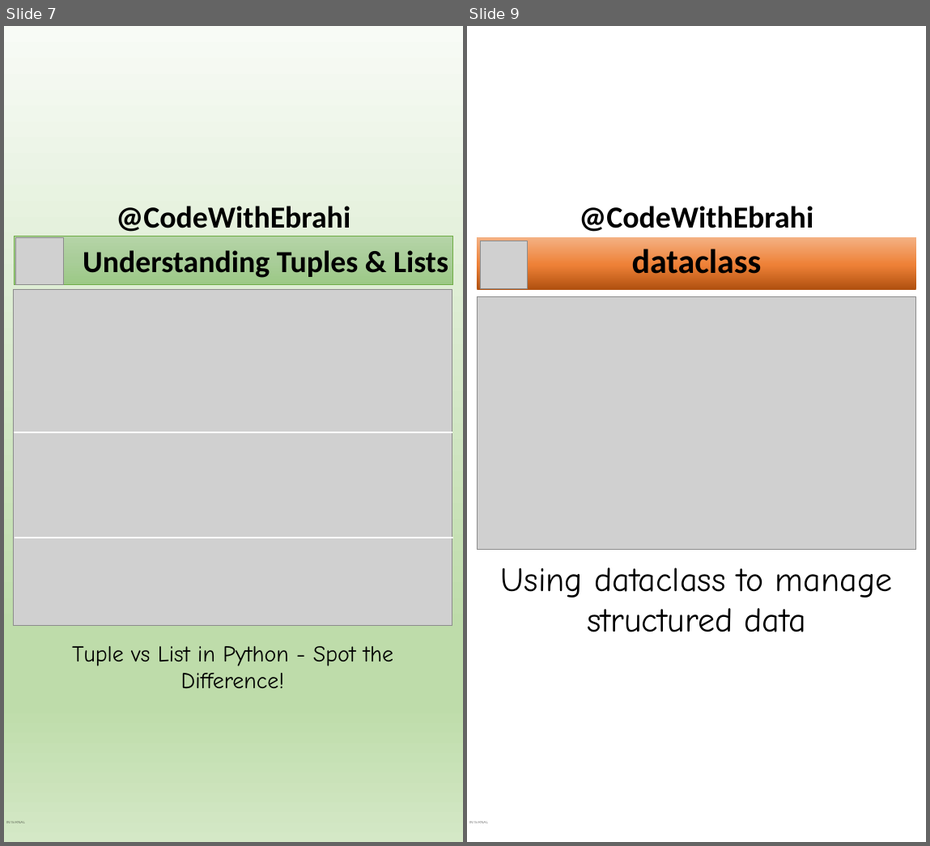
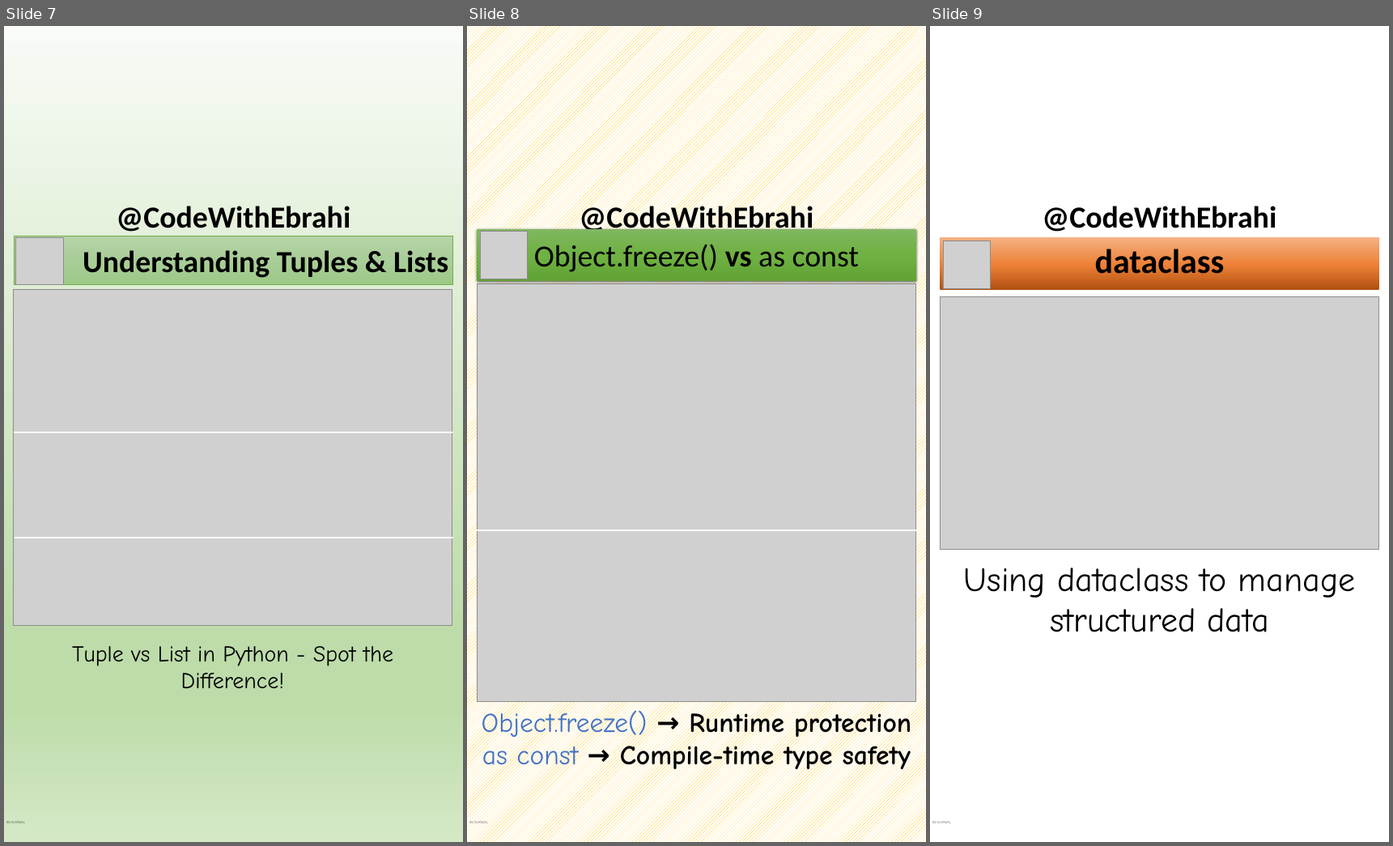
Before and after one commit to ebrahimsalehi1/python_codes, a slide deck: assets/images.pptx. Shown side by side, each under a label of ours: slides 7 and 9 before the commit, slides 7, 8 and 9 after it; the slides between them are not shown. The pictures are 930x846 and 1393x846 pixels, drawn with LibreOffice and Linux fonts; fonts in the diff are those of the drawing; grey boxes stand for pictures; background and template pictures are left out. Boxes give left, top, right and bottom in pixels: in the first picture for what was removed or moved away, otherwise in the second. Text is boxed around its words. In the diff, an @@ line names an element or a change of style, - is before the commit and + after.

```diff
--- a/assets/images.pptx
+++ b/assets/images.pptx
@@ slide 8 added at [467,26,926,842], background pattern #FFC000 on #FFFFFF; not listed: 2 template elements that a slide beside it also shows @@
@@ rectangle added at [477,228,916,280], fill gradient #81B861 to #6FB242 to #62A336, 54 pt, text #000000 @@
+Object.freeze() vs as const
@@ picture added at [480,232,528,279] @@
@@ picture added at [477,284,916,702] @@
@@ line added from (477, 531) to (916, 531), #FFFFFF 3 pt @@
@@ text added at [482,709,912,774], 48 pt, text #000000, bold @@
+Object.freeze() → Runtime protection
+as const → Compile-time type safety
```
Also in this commit, not shown: 2 other slides added, 3 slides removed, 12 other files.
